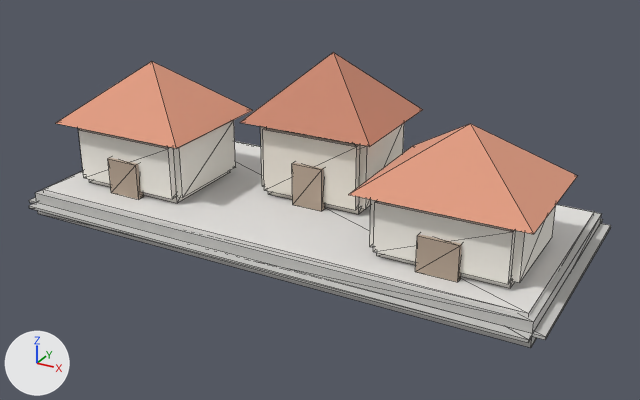
A saved change to the glTF model assets/Environment/glTF/Settlement_Town.glb.
The view is the same before and after, from a 50 mm lens placed at (2.73, -4.84, 2.62), pointed at (0.12, -0.1, 0.25). Lighting does not change. The marker at lower left points along +X, +Y and +Z. The older version comes first. Mesh edges are drawn as thin lines.

Script lines for the objects in view, before the commit:
```python
me_geometry_0 = bpy.data.meshes.new('geometry_0')
me_geometry_0.from_pydata(...)  # 146 vertices, 216 faces; spans x -1.85..1.85, y -0.85..0.85, z 0.0..1.16
me_geometry_0.materials.append(mat_material_0)
ob_geometry_0 = bpy.data.objects.new('geometry_0', me_geometry_0)
ob_geometry_0.location = (0.0, 0.0, 0.0)
```
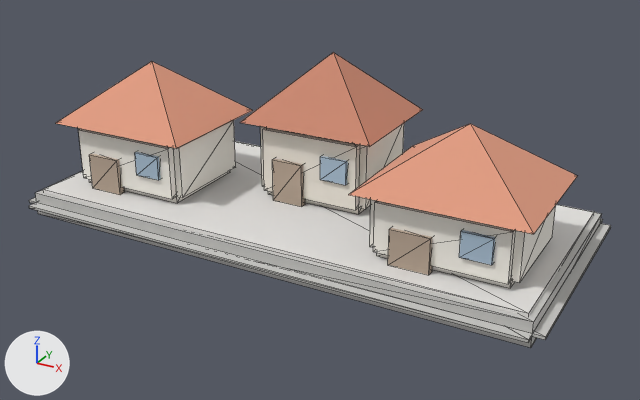
Where the change shows, as pixel boxes [x1, y1, x2, y2] in the pictures (640 x 400 px; the box of a moved part takes in the faces that stretch with it):
'windows', added
    after: [135, 152, 495, 265]
part 1 of me_geometry_0, moved or reshaped
    before: [108, 158, 144, 199]
    after: [89, 153, 125, 195]
part 2 of me_geometry_0, moved or reshaped
    before: [292, 163, 325, 211]
    after: [272, 159, 305, 207]
part 3 of me_geometry_0, moved or reshaped
    before: [415, 234, 462, 282]
    after: [388, 228, 432, 275]

The change, as a list of edits to the scene's bpy script:
```text
Change me_geometry_0:
    where me_geometry_0.from_pydata(...)  # 146 vertices, 216 faces; spans x -1.85..1.85, y -0.85..0.85, z 0.0..1.16
    used by ob_geometry_0; location = (0.0, 0.0, 0.0)
    me_geometry_0 part 1: the loose piece of 8 vertices spanning x -1.28..-1.04, y -0.56..-0.5, z 0.18..0.43 is moved by (-0.17, 0.0, 0.0)
    me_geometry_0 part 2: the loose piece of 8 vertices spanning x -0.07..0.15, y -0.12..-0.08, z 0.18..0.48 is moved by (-0.15, 0.0, 0.0)
    me_geometry_0 part 3: the loose piece of 8 vertices spanning x 1.03..1.29, y -0.61..-0.56, z 0.18..0.41 is moved by (-0.17, 0.0, 0.0)
Add me_windows:
    me_windows.from_pydata(...)  # a box spanning x -1.04..-0.85, y -0.55..-0.51, z 0.36..0.52; a box spanning x 0.14..0.33, y -0.12..-0.08, z 0.4..0.56; a box spanning x 1.29..1.48, y -0.6..-0.56, z 0.33..0.5
    me_windows.materials.append(mat_material_0)
Add ob_windows:
    ob_windows = bpy.data.objects.new('windows', me_windows)
    ob_windows.location = (0.0, 0.0, 0.0)
```
